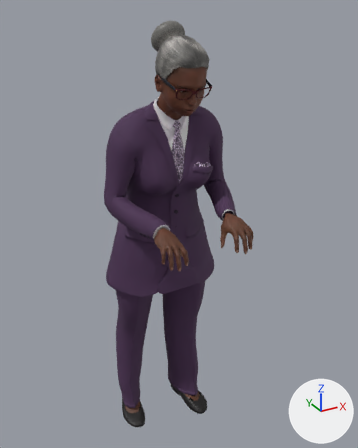
One commit to the glTF model assets/props/people-ivy-stand-mid.glb: the scene before it, then after it.
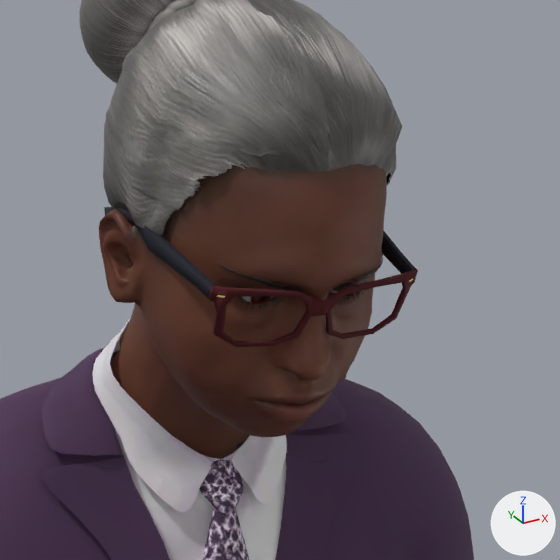
The first picture shows the older version from a 50 mm camera at (-0.8, -1.462, 0.717) aimed at (0.04, 0.066, -0.047). The close-ups show the older and then the newer version on the part from 38% to 67% of the width and 8% to 31% of the height of that picture. Only the edits that show in the close-ups are written down. Arrows for +X, +Y and +Z are at lower right; the lights stay in place. Vertices at exactly the same position are counted once.

In view in the first close-up: 'people-ivy-stand-mid'.
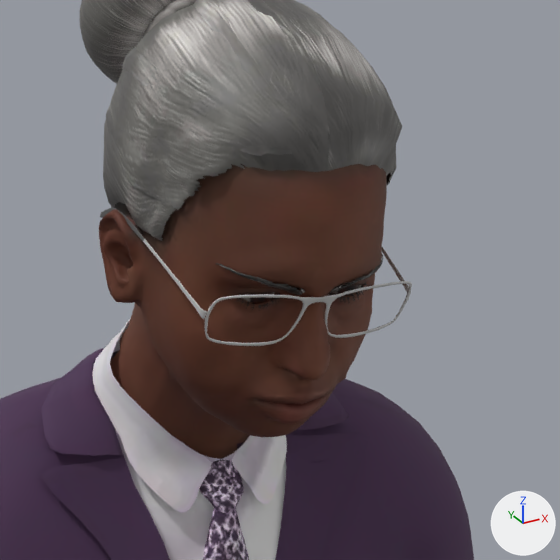
The edits, one by one:
Picture 'm_opticals01' (img_m_opticals01) is new.
Material 'Human.kwnet_at_optical_glasses' (mat_human_kwnet_at_optical_glasses) is new.
Its texture is img_m_opticals01.
Its roughness is 0.82.
me_base_001 is used by ob_people_ivy_stand_mid; location (0.0, 0.0, 0.0).
me_base_001 had 29586 vertices, 56228 faces and spanned x -0.25..0.25, y -0.25..0.31, z -1.0..0.67.
me_base_001 now has 32061 vertices, 61232 faces and spans x -0.25..0.25, y -0.25..0.31, z -1.0..0.67.
me_base_001 part 1: 110 vertices moved within x -0.07..0.08, y -0.11..0.08, z 0.44..0.52; 180 vertices removed from x -0.07..0.08, y -0.11..0.02, z 0.45..0.52; 2724 vertices added at x -0.07..0.08, y -0.11..0.1, z 0.41..0.52.
Other edits to the shape of me_base_001 do not show in these pictures.
me_base_001 no longer uses material mat_human_spamrakuen_sagerfrogs_glasses_01 (picture img_sagerfrog_s_glasses_01).
me_base_001 gains material mat_human_kwnet_at_optical_glasses (picture img_m_opticals01).

Boxes (x1, y1, x2, y2) around the edits, measured in the close-ups (560 x 560 px):
part 1 of me_base_001, cut back: before (104, 184, 418, 347); after (100, 176, 412, 360)
